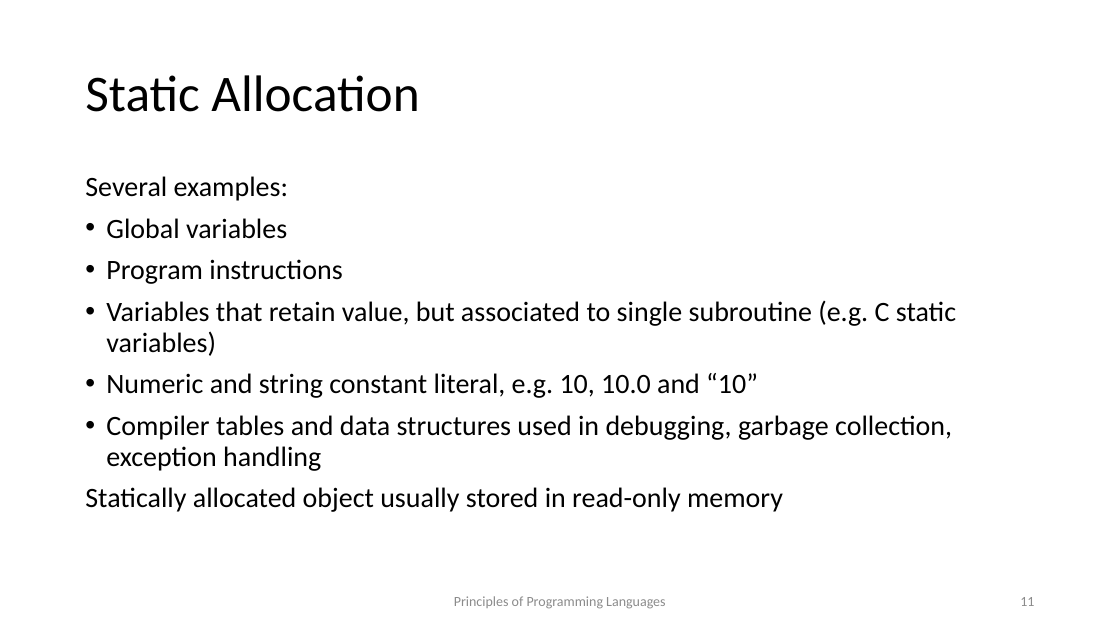
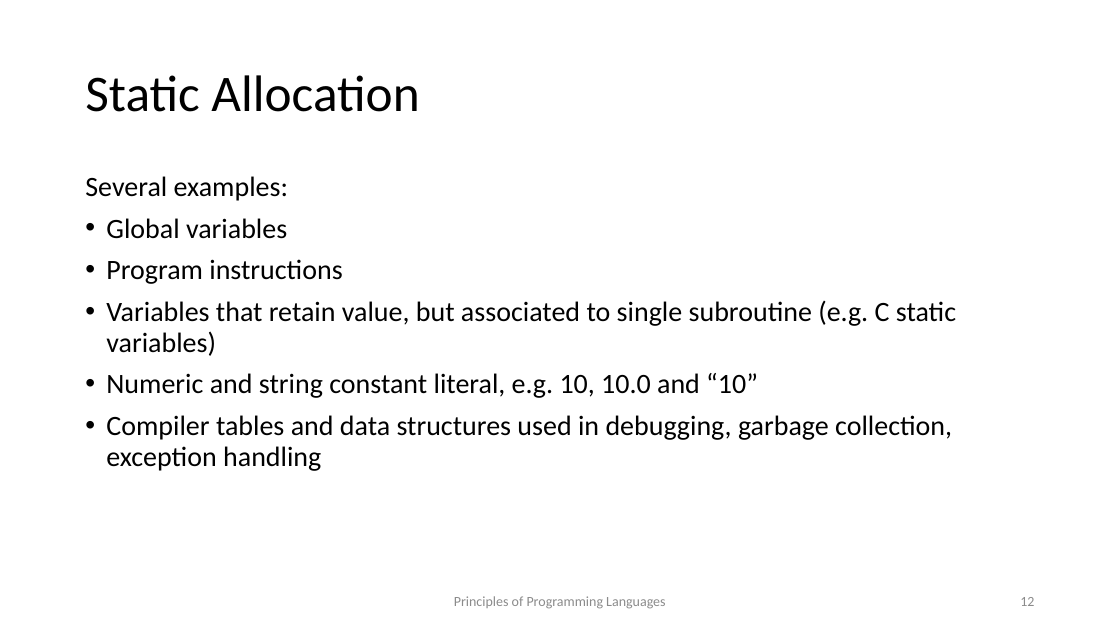
Before and after one commit to kongm/pl-design, a slide deck: slide 12 of environment.pptx (slide 11 before the commit). Drawn at 1120x630 pixels with LibreOffice and Linux fonts; fonts in the diff are those of the drawing. Boxes give left, top, right and bottom in pixels: in the first picture for what was removed or moved away, otherwise in the second. Text is boxed around its words. In the diff, an @@ line names an element or a change of style, - is before the commit and + after.

```diff
--- a/environment.pptx
+++ b/environment.pptx
@@ text at bbox=[85, 487, 783, 512]: paragraph removed @@
-Statically allocated object usually stored in read-only memory
@@ page number at bbox=[1020, 597, 1034, 606]: text changed @@
-11
+12
```
Also in this commit, not shown: 10 other slides changed, 1 slide added, 1 other file.
